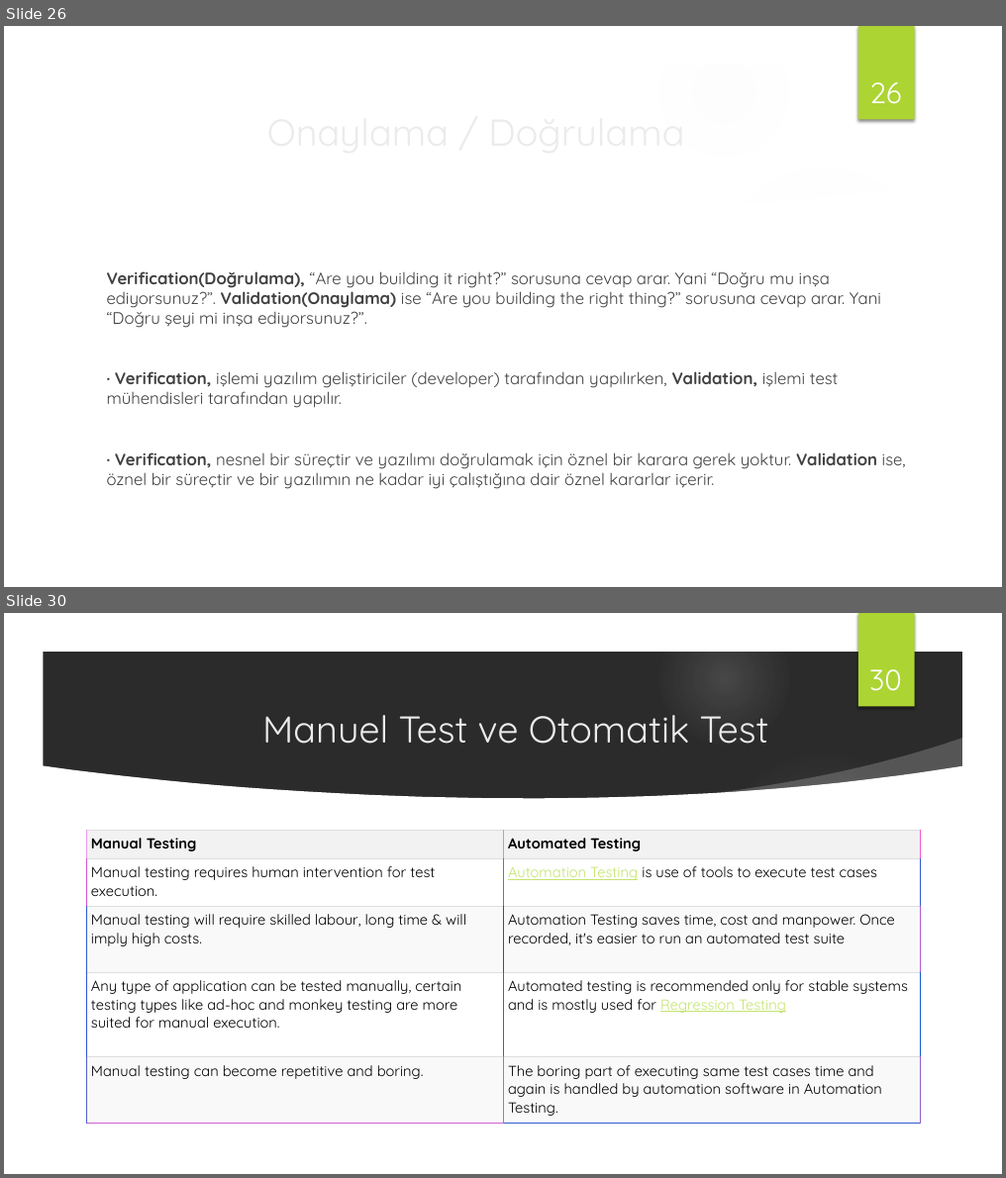
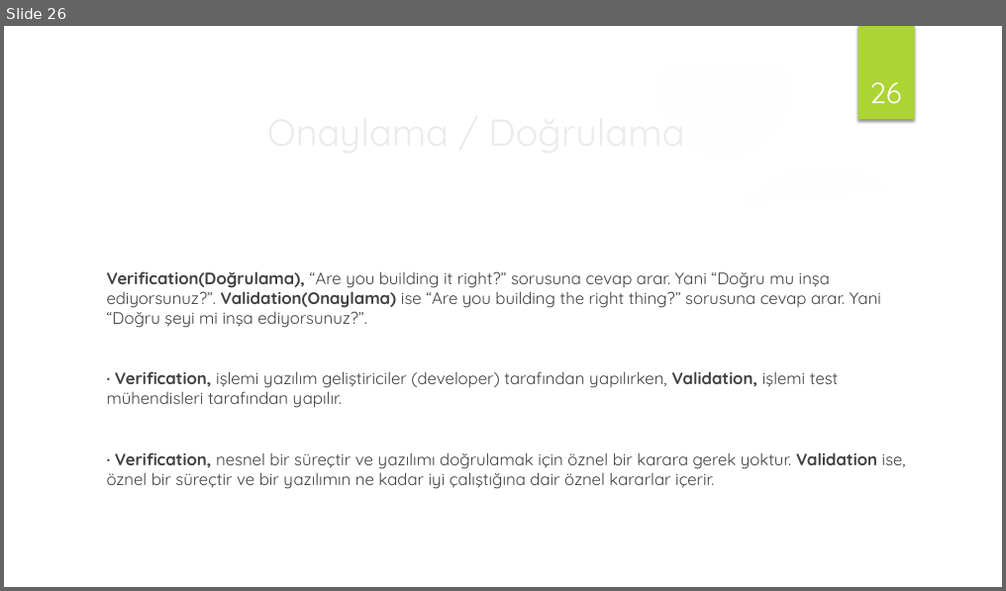
Before and after one commit to handanyarici/Medipol_SoftwareTesting_2020, a slide deck: 1 - Yazılım Teste Giris/Yazılım Testi ve Otomasyonu_w1.pptx. Shown one above the other, each under a label of ours: slides 26 and 30 before the commit, slide 26 after it; the slides between them are not shown. The pictures are 1006x1178 and 1006x591 pixels, drawn with LibreOffice and Linux fonts; fonts in the diff are those of the drawing; background and template pictures are left out; a plain dark background stands for a picture behind light text. Boxes give left, top, right and bottom in pixels: in the first picture for what was removed or moved away, otherwise in the second. Text is boxed around its words. In the diff, an @@ line names an element or a change of style, - is before the commit and + after.

```diff
--- a/1 - Yazılım Teste Giris/Yazılım Testi ve Otomasyonu_w1.pptx
+++ b/1 - Yazılım Teste Giris/Yazılım Testi ve Otomasyonu_w1.pptx
@@ slide 30 removed at [4, 613, 1002, 1174], background picture (left out); not listed: 9 template elements that a slide beside it also shows @@
@@ page number removed at [869, 669, 902, 691] @@
-30
@@ title removed at [262, 715, 769, 744] @@
-Manuel Test ve Otomatik Test
@@ table removed at [86, 830, 921, 1124], 5 rows, 2 columns @@
-Manual Testing | Automated Testing
-Manual testing requires human intervention for test execution. | Automation Testing is use of tools to execute test cases
-Manual testing will require skilled labour, long time & will imply high costs. | Automation Testing saves time, cost and manpower. Once recorded, it's easier to run an automated test suite
-Any type of application can be tested manually, certain testing types like ad-hoc and monkey testing are more suited for manual execution. | Automated testing is recommended only for stable systems and is mostly used for Regression Testing
-Manual testing can become repetitive and boring. | The boring part of executing same test cases time and again is handled by automation software in Automation Testing.
```
Also in this commit, not shown: 3 other slides removed.
